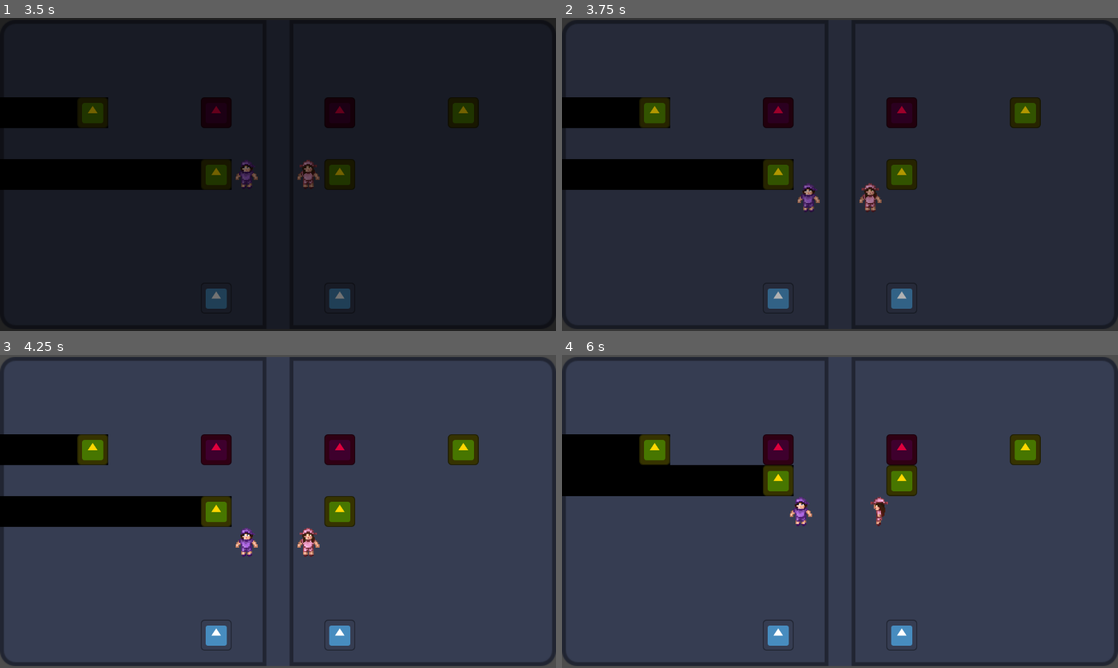
Above: before the commit, frames 1-4 (two rows, left to right).
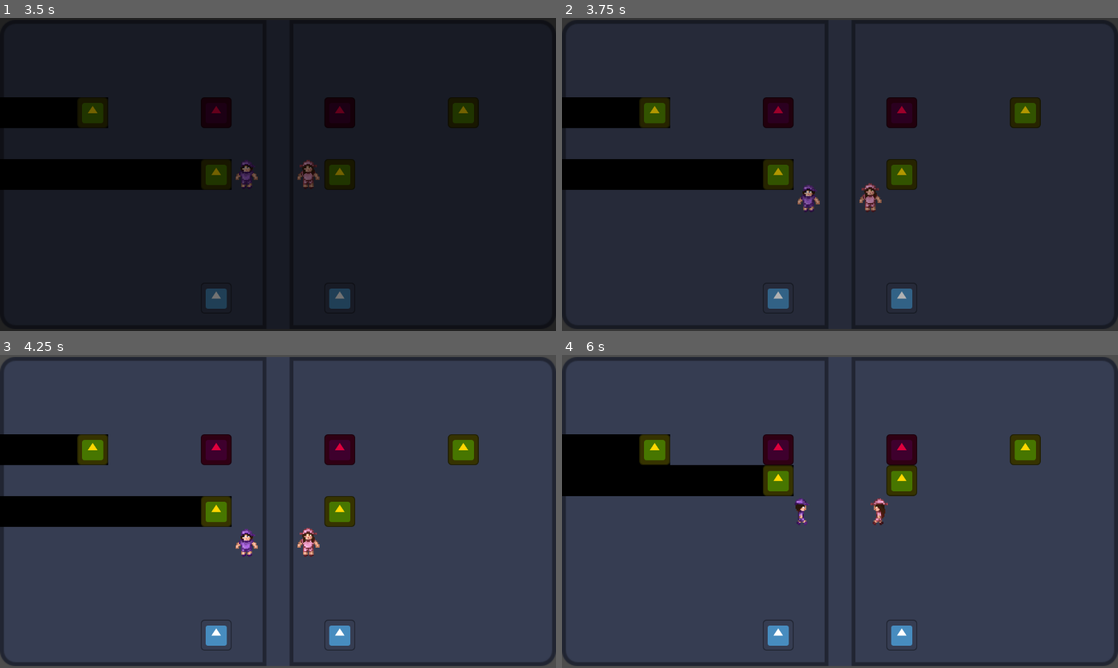
Above: after the commit, the same moments.

Repository: Vlad-935/Reflective-Trust
Game: Godot game, scene res://scenes/root.tscn
Same seed, same stepped clock (60 frames per second), same inputs: the game is played once before the commit and once after it. The engine's default icon, where the game draws it, is replaced by a stand-in: a white triangle on a blue panel in a dark square.
Inputs:
- Up to frame 1 (3.5 s): click "Play" at 0.5 s; click "Play" at 1.25 s; click "Mari" at 2 s; hold D (move right) from 2.78 s (still down)
- Up to frame 2 (3.75 s): release D (move right) at 3.53 s; hold S (move down) from 3.53 s (still down)
- Up to frame 3 (4.25 s): keep holding S (move down)
- Up to frame 4 (6 s): release S (move down) at 4.28 s; hold D (move right) 4.28-5.03 s; hold W (move up) 5.03-5.78 s; hold A (move left) from 5.78 s (still down)

Frame 1 is identical in both runs. In frame 2, 0.1% of the frame differs, in the area x 42-47%, y 52-60%; in frame 3, 0.1%; in frame 4, 0.3%, in the area x 41-59%, y 45-55%.

Commit message:
Added animations for Vlad

Diff:
--- a/reflective-trust/scenes/player.tscn
+++ b/reflective-trust/scenes/player.tscn
@@ -9,7 +9,12 @@
 [ext_resource type="Texture2D" uid="uid://d04msoto4vu7t" path="res://assests/sprites/Isa/Side Walk/ISA Side 2.png" id="5_smehm"]
 [ext_resource type="Texture2D" uid="uid://cp5ywsqiyjtkf" path="res://assests/sprites/Isa/Idle/Front/Isa 2.png" id="5_y4r1p"]
 [ext_resource type="Texture2D" uid="uid://drvvg53hqdyqu" path="res://assests/sprites/Isa/Side Walk/ISA side 3.png" id="6_ur7pv"]
-[ext_resource type="Texture2D" uid="uid://p0rapd83iun0" path="res://assests/sprites/Vlad/Vlad.png" id="7_fjrip"]
+[ext_resource type="Texture2D" uid="uid://byo3qf8hr76pu" path="res://assests/sprites/Vlad/Idle/Front/Vlad 1.png" id="10_oprun"]
+[ext_resource type="Texture2D" uid="uid://d1ewkapp5lh1v" path="res://assests/sprites/Vlad/Idle/Front/Vlad 2.png" id="11_a8ls1"]
+[ext_resource type="Texture2D" uid="uid://cbyafes0fkhs8" path="res://assests/sprites/Vlad/Idle/Side/Vlad 1.png" id="12_qfm1y"]
+[ext_resource type="Texture2D" uid="uid://ccsrphxj1lmon" path="res://assests/sprites/Vlad/Walk/Side/Vlad 1.png" id="13_fulsm"]
+[ext_resource type="Texture2D" uid="uid://drgjpemxy05of" path="res://assests/sprites/Vlad/Walk/Side/Vlad 2.png" id="14_4r5pv"]
+[ext_resource type="Texture2D" uid="uid://biejwonqomr34" path="res://assests/sprites/Vlad/Walk/Side/Vlad 3.png" id="15_60mlk"]
 
 [sub_resource type="ShaderMaterial" id="ShaderMaterial_y4r1p"]
 shader = ExtResource("1_y4r1p")
@@ -75,7 +80,7 @@
 }],
 "loop": 1,
 "name": &"walk_side",
-"speed": 10.0
+"speed": 7.0
 }]
 
 [sub_resource type="ShaderMaterial" id="ShaderMaterial_d2wvv"]
@@ -91,7 +96,10 @@
 }, {
 "frames": [{
 "duration": 1.0,
-"texture": ExtResource("7_fjrip")
+"texture": ExtResource("10_oprun")
+}, {
+"duration": 1.0,
+"texture": ExtResource("11_a8ls1")
 }],
 "loop": 1,
 "name": &"idle_front",
@@ -99,7 +107,7 @@
 }, {
 "frames": [{
 "duration": 1.0,
-"texture": ExtResource("7_fjrip")
+"texture": ExtResource("12_qfm1y")
 }],
 "loop": 1,
 "name": &"idle_side",
@@ -117,11 +125,20 @@
 }, {
 "frames": [{
 "duration": 1.0,
-"texture": ExtResource("7_fjrip")
+"texture": ExtResource("13_fulsm")
+}, {
+"duration": 1.0,
+"texture": ExtResource("14_4r5pv")
+}, {
+"duration": 1.0,
+"texture": ExtResource("13_fulsm")
+}, {
+"duration": 1.0,
+"texture": ExtResource("15_60mlk")
 }],
 "loop": 1,
 "name": &"walk_side",
-"speed": 5.0
+"speed": 7.0
 }]
 
 [sub_resource type="RectangleShape2D" id="RectangleShape2D_p0vlq"]
@@ -152,7 +169,7 @@
 position = Vector2(0, 2)
 scale = Vector2(0.075, 0.075)
 sprite_frames = SubResource("SpriteFrames_hjf4h")
-animation = &"idle_back"
+animation = &"walk_side"
 autoplay = "idle_front"
 
 [node name="CollisionShape2D" type="CollisionShape2D" parent="." unique_id=47020811]
Binary file added: reflective-trust/assests/sprites/Vlad/Idle/Front/Vlad 1.png
Not shown, added: reflective-trust/assests/sprites/Vlad/Idle/Front/Vlad 1.png.import
Binary file added: reflective-trust/assests/sprites/Vlad/Idle/Front/Vlad 2.png
Not shown, added: reflective-trust/assests/sprites/Vlad/Idle/Front/Vlad 2.png.import
Binary file added: reflective-trust/assests/sprites/Vlad/Idle/Side/Vlad 1.png
Not shown, added: reflective-trust/assests/sprites/Vlad/Idle/Side/Vlad 1.png.import
Binary file added: reflective-trust/assests/sprites/Vlad/Walk/Side/Vlad 1.png
Not shown, added: reflective-trust/assests/sprites/Vlad/Walk/Side/Vlad 1.png.import
Binary file added: reflective-trust/assests/sprites/Vlad/Walk/Side/Vlad 2.png
Not shown, added: reflective-trust/assests/sprites/Vlad/Walk/Side/Vlad 2.png.import
Binary file added: reflective-trust/assests/sprites/Vlad/Walk/Side/Vlad 3.png
Not shown, added: reflective-trust/assests/sprites/Vlad/Walk/Side/Vlad 3.png.import
